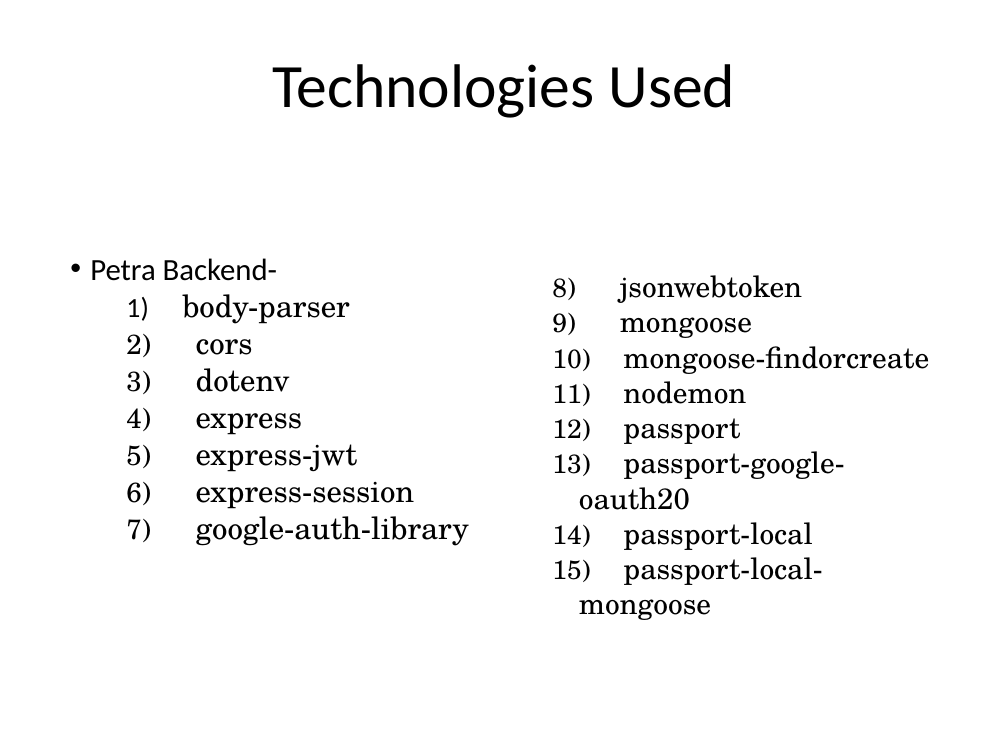
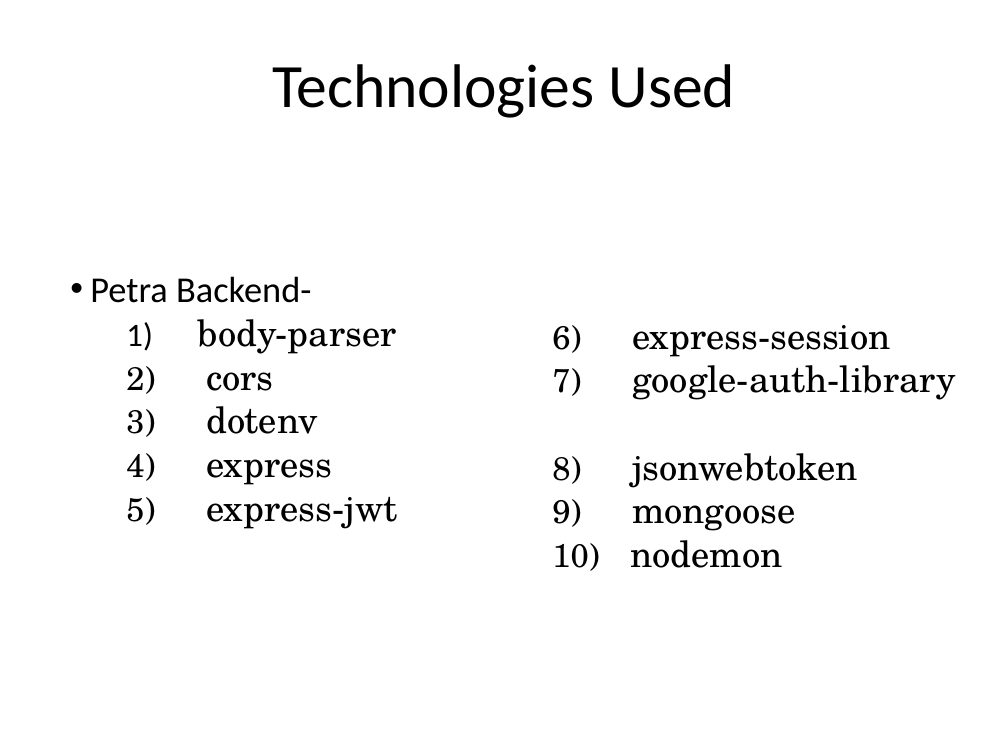
Before and after one commit to iVishalr/petra-backend, a slide deck: slide 4 of UE19CS204 – WT – Project Report.pptx. Drawn at 1008x756 pixels with LibreOffice and Linux fonts; fonts in the diff are those of the drawing. Boxes give left, top, right and bottom in pixels: in the first picture for what was removed or moved away, otherwise in the second. Text is boxed around its words. In the diff, an @@ line names an element or a change of style, - is before the commit and + after.

```diff
--- a/UE19CS204 – WT – Project Report.pptx
+++ b/UE19CS204 – WT – Project Report.pptx
@@ text "Petra Backend-": place and size @@
-text "Petra Backend-" at [90, 258, 469, 546]
+text "Petra Backend-" at [90, 276, 397, 529]
@@ text "Petra Backend-" at [90, 276, 397, 529]: size 22 to 26 pt @@
@@ text "express-session": place and size @@
-text "express-session" at [579, 275, 929, 620]
+text "express-session" at [630, 325, 956, 568]
@@ text at [632, 325, 956, 400]: paragraphs added @@
+  6) express-session
+  7) google-auth-library
@@ text at [623, 346, 929, 374]: paragraph removed @@
-  10) mongoose-findorcreate
@@ text at [579, 418, 844, 620]: paragraphs removed @@
-  12) passport
-  13) passport-google-oauth20
-  14) passport-local
-  15) passport-local-mongoose
@@ text at [196, 471, 469, 546]: paragraphs removed @@
-  6) express-session
-  7) google-auth-library
@@ text at [630, 453, 858, 568]: size 21 to 26 pt in "jsonwebtoken", "mongoose", "nodemon" @@
```
Also in this commit, not shown: 2 other slides changed.
